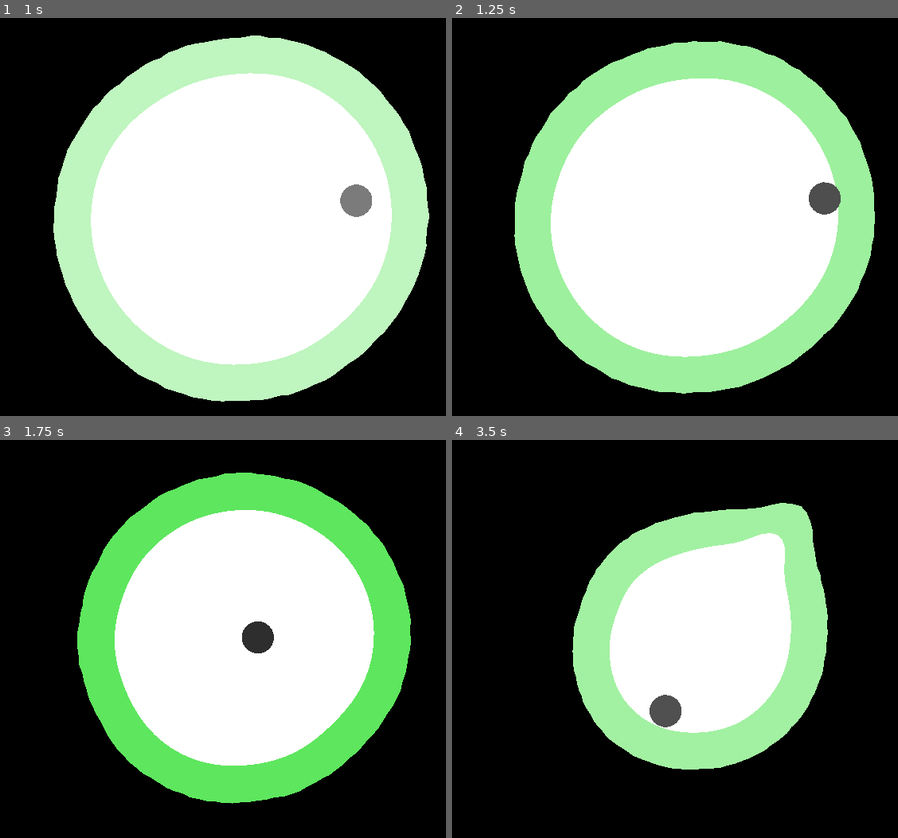
Above: before the commit, frames 1-4 (two rows, left to right).
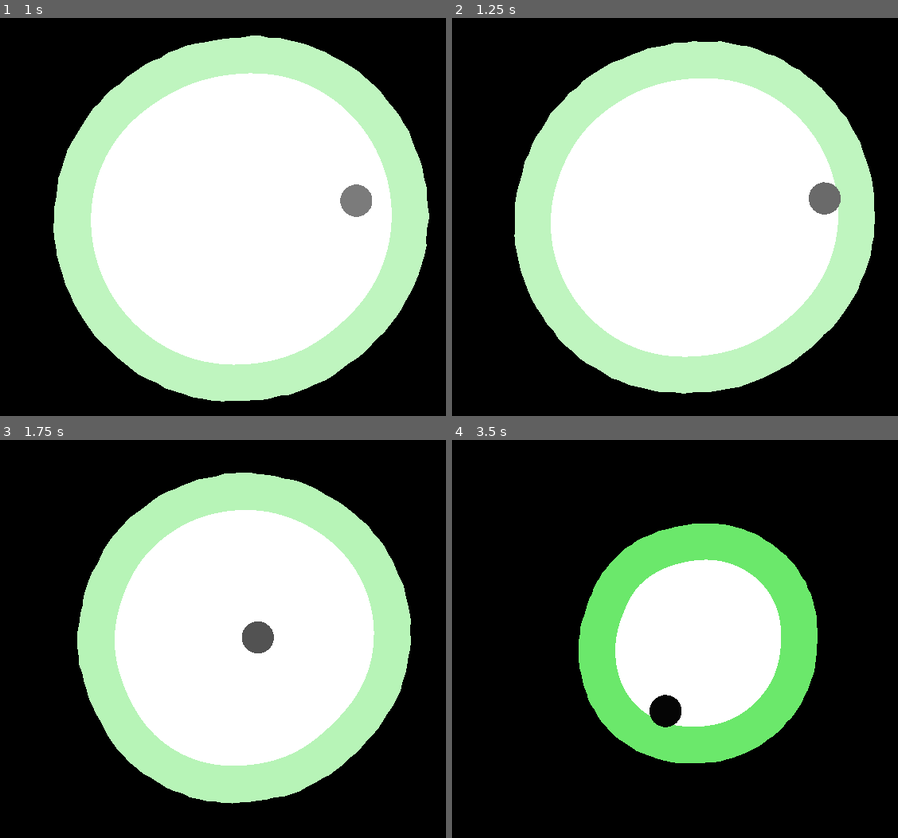
Above: after the commit, the same moments.

Repository: sergei11156/limetedSpace
Game: Godot game, scene res://main.tscn
Two runs of this game, one before a commit and one after it. Both use one fixed random seed, a clock stepped at 60 frames per second and the inputs below.
Inputs (mouse positions are in pixels of both pictures, inside the frame that each line leads up to):
- Up to frame 1 (1 s): move the mouse to (383, 197) at 0.52 s
- Up to frame 2 (1.25 s): no input
- Up to frame 3 (1.75 s): move the mouse to (115, 658) at 1.27 s
- Up to frame 4 (3.5 s): move the mouse to (755, 551) at 2.02 s; move the mouse to (661, 718) at 2.77 s

Frame 1 is identical in both runs. In frame 2, 21% of the frame differs, in the area x 13-95%, y 5-95%; in frame 3, 20%; in frame 4, 19%.

Commit message:
remove docs folder, small fixes

Diff:
--- a/main.gd
+++ b/main.gd
@@ -2,6 +2,11 @@
 @export var bulletScene: PackedScene
 @export var bonusScene: PackedScene
 @export var colors: Array[Color]
+
+var colorAlphaVelocity = 0
+var colorAlpha = .25
+
+var bonuses = []
 # Called when the node enters the scene tree for the first time.
 func _ready():
 	$FreeArea.startGame()
@@ -22,10 +27,12 @@
 func _physics_process(delta):
 	$Player.updateReloadTime(delta, $FreeArea.averageRadius, $FreeArea.center)
 	var vertices = $FreeArea.vertices.map(func(v): return v - v.normalized() * $Player.maxDistanceToRadiusToGainReload / 2)
-	var alpha = $Player.waitReloadTime/ $Player.reloadTime
-	if alpha < .25:
-		alpha = .25
-	$ZoneIndicator.set_color(Color($ZoneIndicator.color, alpha))
+	var processReload = $Player.waitReloadTime / $Player.reloadTime
+	colorAlphaVelocity = processReload - colorAlpha
+	colorAlpha += colorAlphaVelocity * delta
+	if colorAlpha < .25:
+		colorAlpha = .25
+	$ZoneIndicator.set_color(Color($ZoneIndicator.color, colorAlpha))
 
 	$WithoutReloadZone.position = $FreeArea.center
 	$WithoutReloadZone.set_polygon(PackedVector2Array(vertices))
@@ -38,6 +45,13 @@
 	$FreeArea.startGame()
 	$Player.startGame()
 	$ZoneIndicator.set_color(colors[randi() % colors.size()])
+	colorAlpha = .25
+	$CreateBonusTimer.start()
+	for bonuse in bonuses:
+		if bonuse:
+			bonuse.queue_free()
+	bonuses = []
+
 
 func _on_free_area_player_hit_border():
 	startGame()
@@ -50,6 +64,7 @@
 	var v = rand_circle(radius)
 	bonus.position = $FreeArea.center + v
 	add_child(bonus)
+	bonuses.push_back(bonus)
 
 
 func rand_circle(radius):
--- a/main.tscn
+++ b/main.tscn
@@ -31,7 +31,6 @@
 
 [node name="CreateBonusTimer" type="Timer" parent="."]
 wait_time = 7.0
-autostart = true
 
 [node name="Background" type="ColorRect" parent="."]
 z_index = -4
--- a/player.gd
+++ b/player.gd
@@ -22,7 +22,7 @@
 
 func updateReloadTime(delta, avgRadius, center):
 		var len = abs((position - center).length() - avgRadius)
-		if len < maxDistanceToRadiusToGainReload:
+		if len < maxDistanceToRadiusToGainReload and velocity.length() > 0:
 			waitReloadTime += delta * len / maxDistanceToRadiusToGainReload
 
 func _physics_process(delta):
Binary file removed: docs/index.apple-touch-icon.png
Not shown, removed: docs/index.apple-touch-icon.png.import
Binary file removed: docs/index.icon.png
Not shown, removed: docs/index.icon.png.import
Binary file removed: docs/index.png
Not shown, removed: docs/index.png.import
Not shown, changed: export_presets.cfg
Not shown, removed: docs/index.audio.worklet.js
Not shown, removed: docs/index.html
Not shown, removed: docs/index.js
Not shown, removed: docs/index.pck
Not shown, changed: docs/index.wasm
(and 1 more such lines)
